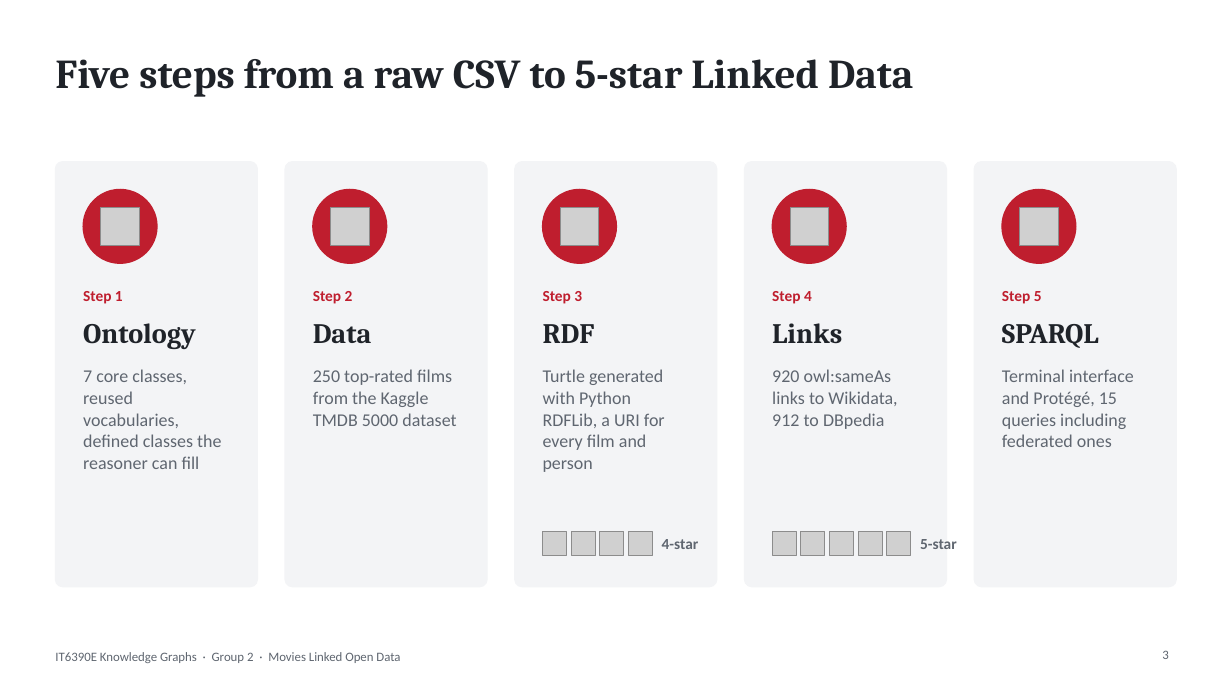
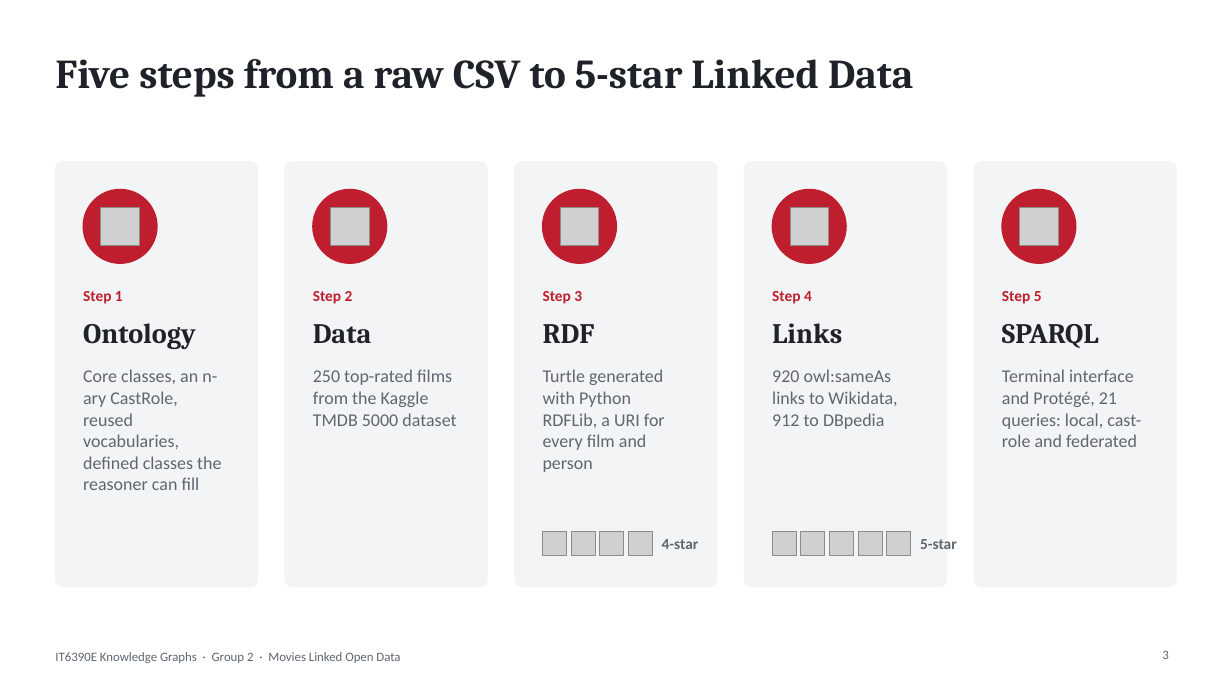
Before and after one commit to minhdo2207/it6390e-lod-capstone, a slide deck: slide 3 of slides/Group2_Capstone_Slides.pptx. Drawn at 1232x693 pixels with LibreOffice and Linux fonts; fonts in the diff are those of the drawing; grey boxes stand for pictures; background and template pictures are left out. Boxes give left, top, right and bottom in pixels: in the first picture for what was removed or moved away, otherwise in the second. Text is boxed around its words. In the diff, an @@ line names an element or a change of style, - is before the commit and + after.

```diff
--- a/slides/Group2_Capstone_Slides.pptx
+++ b/slides/Group2_Capstone_Slides.pptx
@@ text at [83, 369, 221, 490]: text changed @@
-7 core classes, reused vocabularies, defined classes the reasoner can fill
+Core classes, an n-ary CastRole, reused vocabularies, defined classes the reasoner can fill
@@ text at [1002, 369, 1141, 447]: text changed @@
-Terminal interface and Protégé, 15 queries including federated ones
+Terminal interface and Protégé, 21 queries: local, cast-role and federated
```
Also in this commit, not shown: 6 other slides changed, 1 other file.
